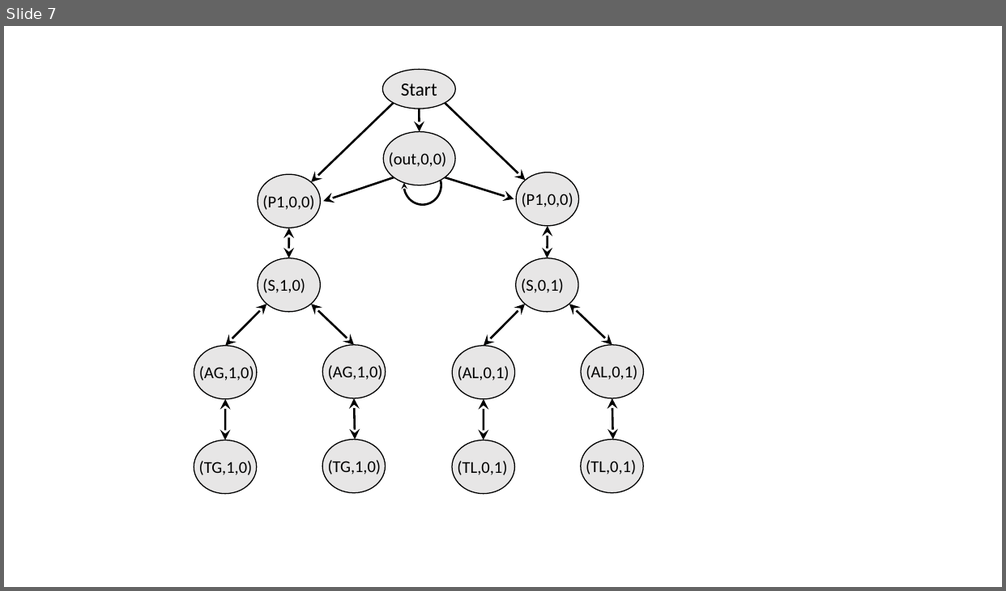
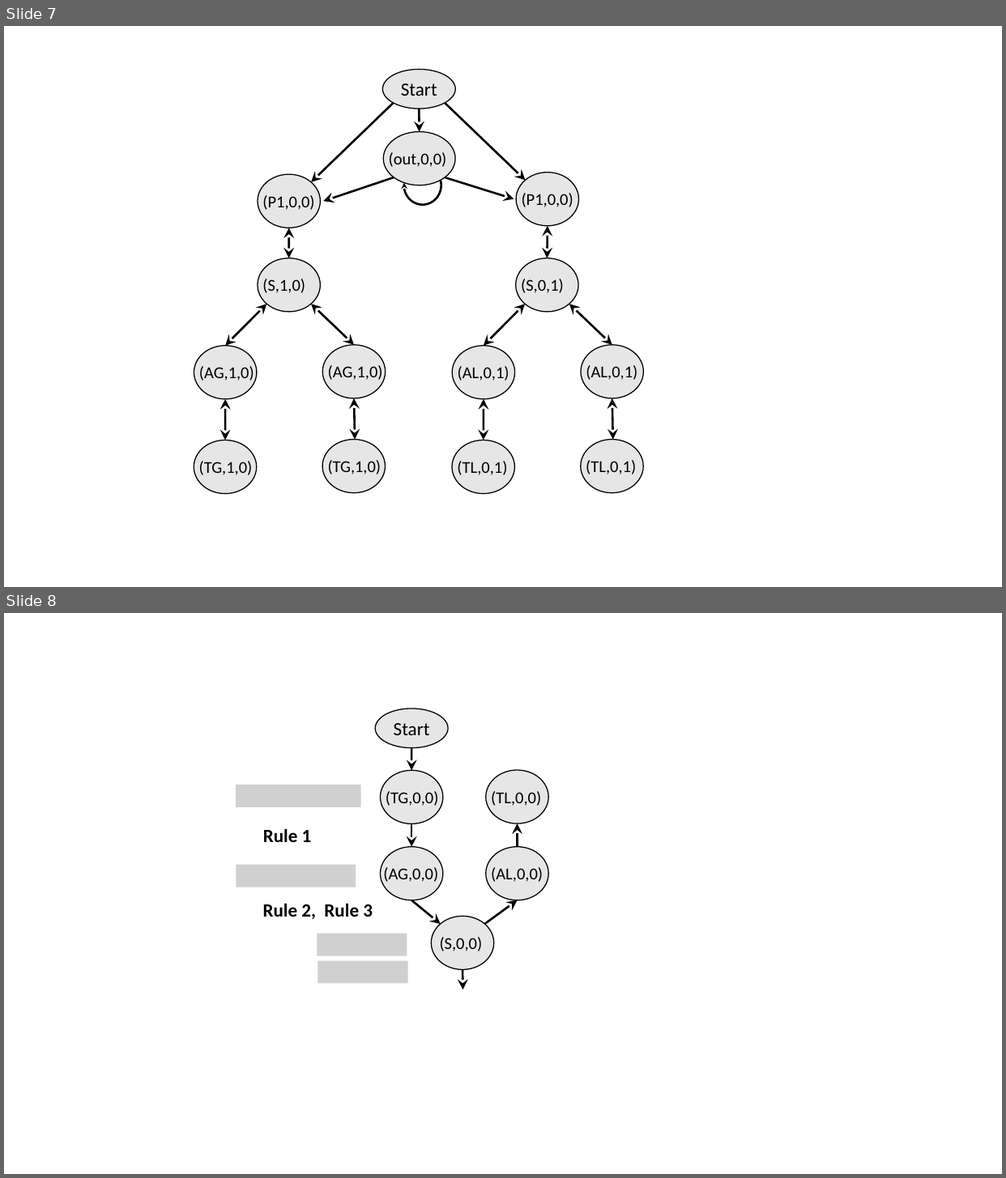
Before and after one commit to rabeckett/propane, a slide deck: paper/abstraction/figures/examples.pptx. Shown one above the other, each under a label of ours: slide 7 before the commit, slides 7 and 8 after it. The pictures are 1006x591 and 1006x1178 pixels, drawn with LibreOffice and Linux fonts; fonts in the diff are those of the drawing; grey boxes stand for pictures. Boxes give left, top, right and bottom in pixels: in the first picture for what was removed or moved away, otherwise in the second. Text is boxed around its words. In the diff, an @@ line names an element or a change of style, - is before the commit and + after.

```diff
--- a/paper/abstraction/figures/examples.pptx
+++ b/paper/abstraction/figures/examples.pptx
@@ slide 8 added at (4, 613, 1002, 1174), background #FFFFFF @@
@@ ellipse added at (375, 709, 448, 748), fill #E7E6E6, outline #000000 1 pt, 18 pt, text #000000 @@
+Start
@@ arrow added from (412, 747) to (412, 770), #000000 2 pt @@
@@ ellipse added at (381, 770, 444, 824), fill #E7E6E6, outline #000000 1 pt @@
@@ ellipse added at (486, 770, 549, 824), fill #E7E6E6, outline #000000 1 pt @@
@@ picture added at (236, 785, 361, 807) @@
@@ text added at (386, 791, 439, 806), 16 pt, text #000000 @@
+(TG,0,0)
@@ text added at (491, 791, 541, 806), 16 pt, text #000000 @@
+(TL,0,0)
@@ text added at (263, 828, 312, 842), 18 pt, text #000000, bold @@
+Rule 1
@@ arrow added from (412, 824) to (412, 846), #000000 2 pt @@
@@ arrow added from (518, 846) to (518, 824), #000000 2 pt @@
@@ ellipse added at (381, 846, 444, 901), fill #E7E6E6, outline #000000 1 pt @@
@@ ellipse added at (486, 846, 549, 901), fill #E7E6E6, outline #000000 1 pt @@
@@ picture added at (236, 865, 356, 887) @@
@@ text added at (383, 867, 438, 884), 16 pt, text #000000 @@
+(AG,0,0)
@@ text added at (491, 867, 543, 882), 16 pt, text #000000 @@
+(AL,0,0)
@@ text added at (263, 903, 373, 919), 18 pt, text #000000, bold @@
+Rule 2, Rule 3
@@ arrow added from (412, 901) to (441, 924), #000000 2 pt @@
@@ arrow added from (484, 924) to (518, 901), #000000 2 pt @@
@@ ellipse added at (432, 916, 494, 970), fill #E7E6E6, outline #000000 1 pt @@
@@ picture added at (317, 934, 407, 956) @@
@@ text added at (440, 937, 483, 952), 16 pt, text #000000 @@
+(S,0,0)
@@ picture added at (317, 961, 407, 983) @@
@@ arrow added from (463, 970) to (463, 990), #000000 2 pt @@
```
Also in this commit, not shown: 1 slide removed, 6 other files.
